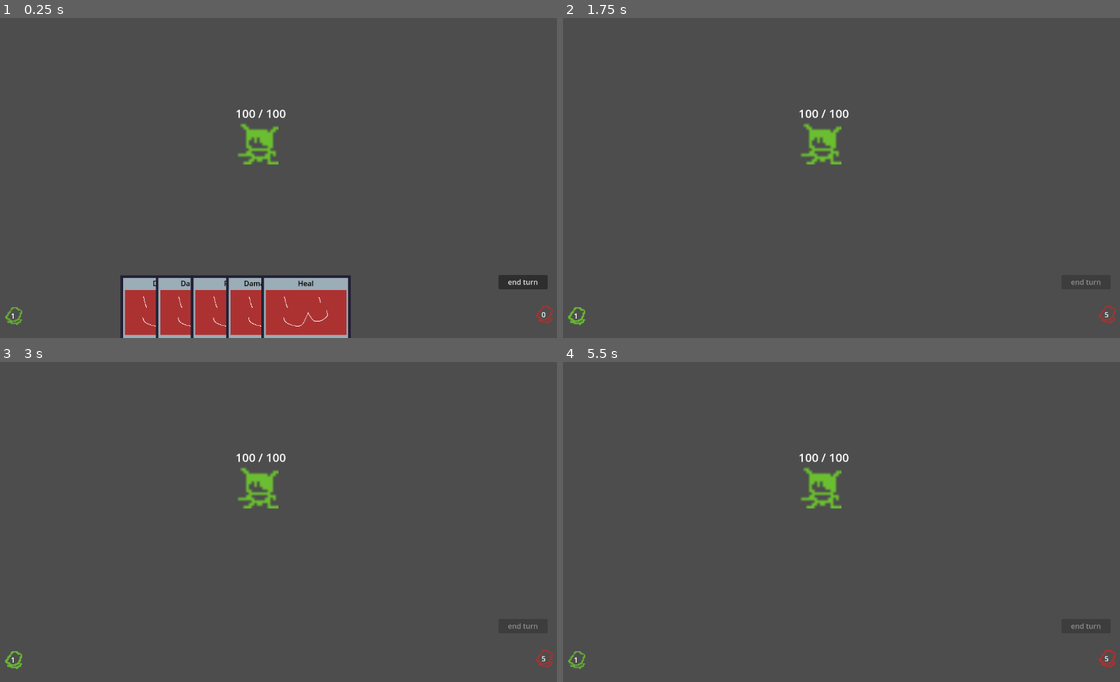
Above: before the commit, frames 1-4 (two rows, left to right).
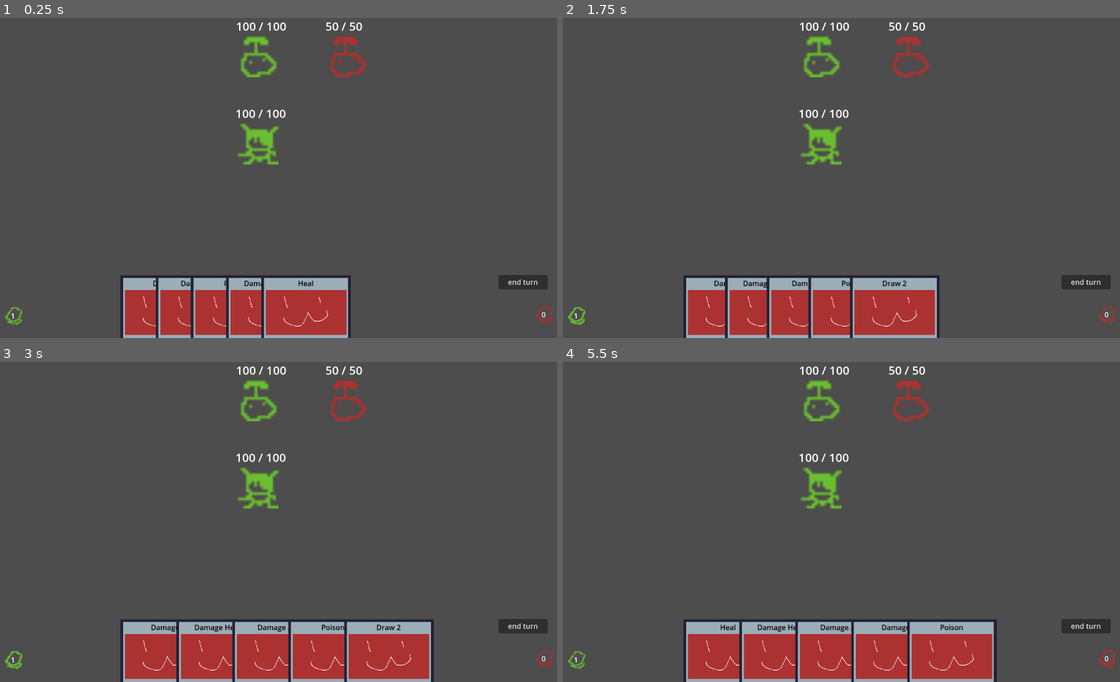
Above: after the commit, the same moments.

Repository: Saplings-Projects/1M_sub
Game: Godot game, scene res://#Scenes/TestingScene.tscn
The game is run twice, just before and just after one commit, with the same random seed, the same clock (stepped at 60 frames per second) and the same inputs.
Inputs (mouse positions are in pixels of both pictures, inside the frame that each line leads up to):
- Up to frame 1 (0.25 s): no input
- Up to frame 2 (1.75 s): click "end turn" at 0.5 s; click "1" at 1.25 s
- Up to frame 3 (3 s): click "5" (after the commit: "0") at 2 s; click "1" at 2.75 s
- Up to frame 4 (5.5 s): click (1086, 627) at 3.5 s, where only the run after the commit has a clickable "end turn"; click "5" at 4.25 s; click "5" (after the commit: "0") at 5 s

The runs differ from the first frame. In frame 1, 0.9% of the frame differs, in the area x 42-66%, y 1-19%; in frame 2, 9.8%; in frame 3, 12%, in the area x 21-98%, y 1-100%; in frame 4, 12%.
Error before the commit: Parse Error: Too many arguments for "on_card_play()" call. Expected at most 0 but received 2. (res://Core/Battler.gd:75)

Commit message:
Update Battler to have correct function signature

Diff:
--- a/Core/Battler.gd
+++ b/Core/Battler.gd
@@ -72,7 +72,7 @@
 		assert(can_attack == true, "Enemy failed to attack.")
 
 		if can_attack:
-			enemy_attack.on_card_play(enemy, PlayerManager.player)
+			enemy_attack.on_card_play()
 
 	# TODO: temporary delay so we can see the draw pile and discard pile working
 	await get_tree().create_timer(enemy_attack_time).timeout
@@ -99,4 +99,4 @@
 			# remove queued card, then play the card
 			# This is so the queued card doesn't have any influence over our hand count
 			CardManager.card_container.remove_queued_card()
-			queued_card_data.on_card_play(PlayerManager.player, entity)
+			queued_card_data.on_card_play()
--- a/Tests/test_cards.gd
+++ b/Tests/test_cards.gd
@@ -6,7 +6,7 @@
 var _card_container_scene: PackedScene = load("res://Cards/CardContainer.tscn")
 var _battler: Battler = null
 var _card_container: CardContainer = null
-var _cards_in_hand: Array[CardWorld] = []
+# var _cards_in_hand: Array[CardWorld] = []
 
 
 func before_each():
